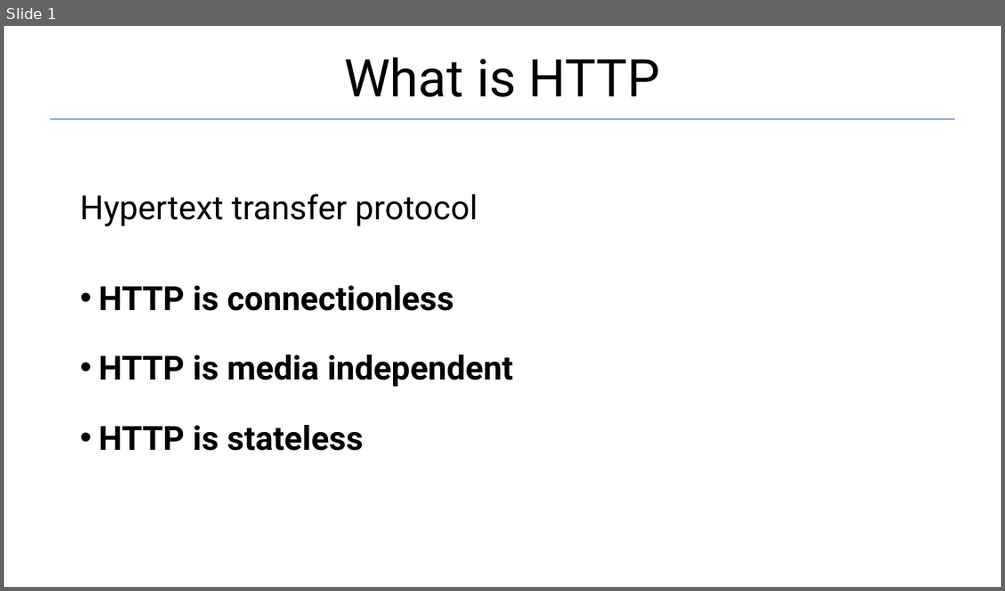
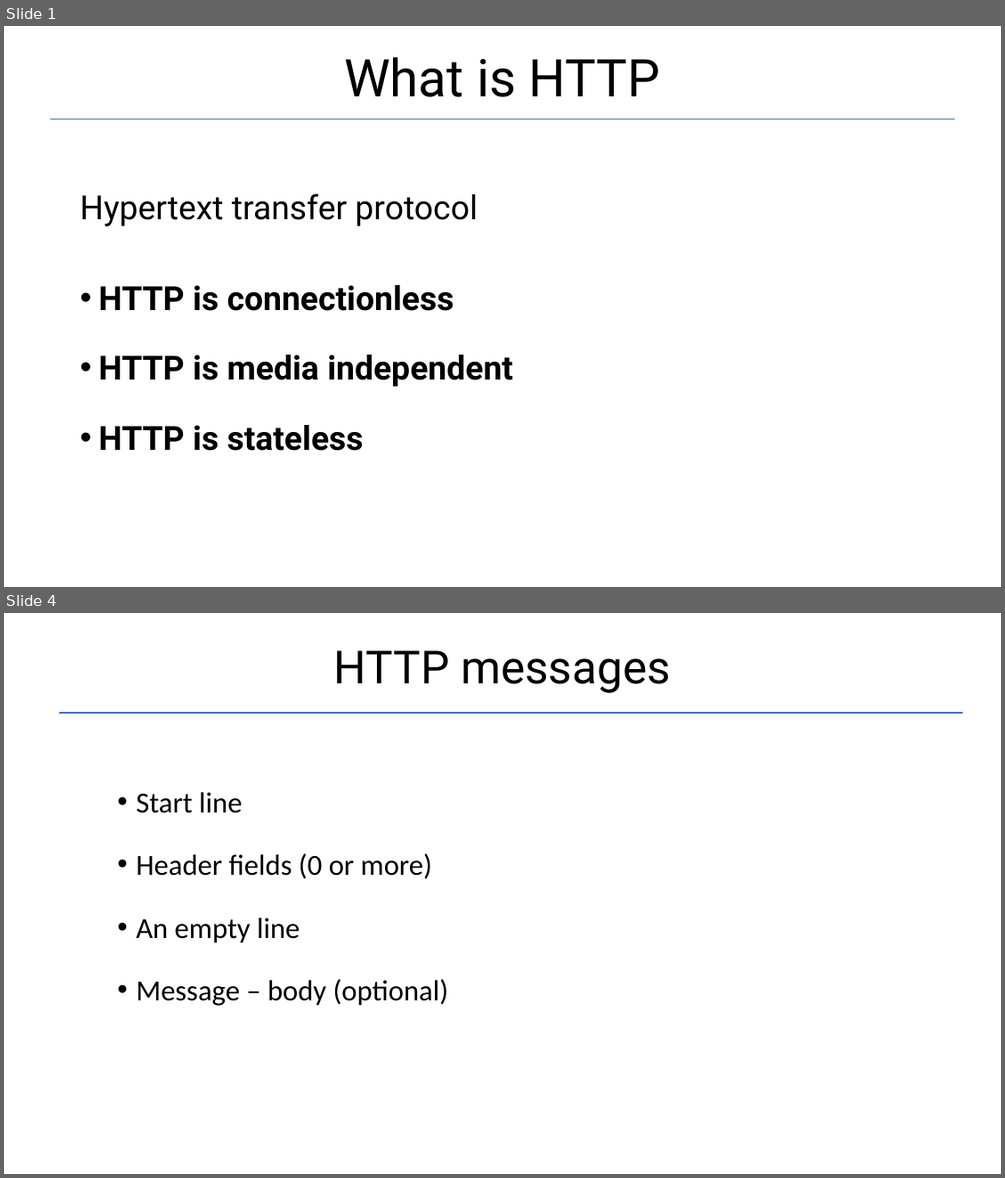
Before and after one commit to Garnik94/Levelup_presentations, a slide deck: Http/Http_presentation.pptx. Shown one above the other, each under a label of ours: slide 1 before the commit, slides 1 and 4 after it; the slides between them are not shown. The pictures are 1005x591 and 1005x1178 pixels, drawn with LibreOffice and Linux fonts; fonts in the diff are those of the drawing. Boxes give left, top, right and bottom in pixels: in the first picture for what was removed or moved away, otherwise in the second. Text is boxed around its words. In the diff, an @@ line names an element or a change of style, - is before the commit and + after.

```diff
--- a/Http/Http_presentation.pptx
+++ b/Http/Http_presentation.pptx
@@ slide 4 added at <box>4,613,1001,1174</box>, background #FFFFFF @@
@@ title added at <box>334,650,670,693</box>, 44 pt, text #000000 @@
+HTTP messages
@@ line added from (59, 714) to (963, 714), #4472C4 1.5 pt @@
@@ text added at <box>136,792,449,1005</box>, 28 pt, text #000000 @@
+• Start line
+• Header fields (0 or more)
+• An empty line
+• Message – body (optional)
```
Also in this commit, not shown: 1 slide changed, 3 other slides added, 3 other files.
